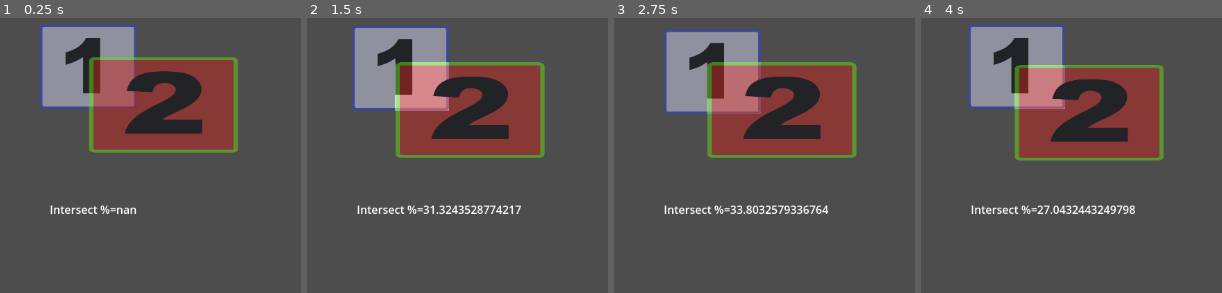
Above: before the commit, frames 1-4 (left to right).
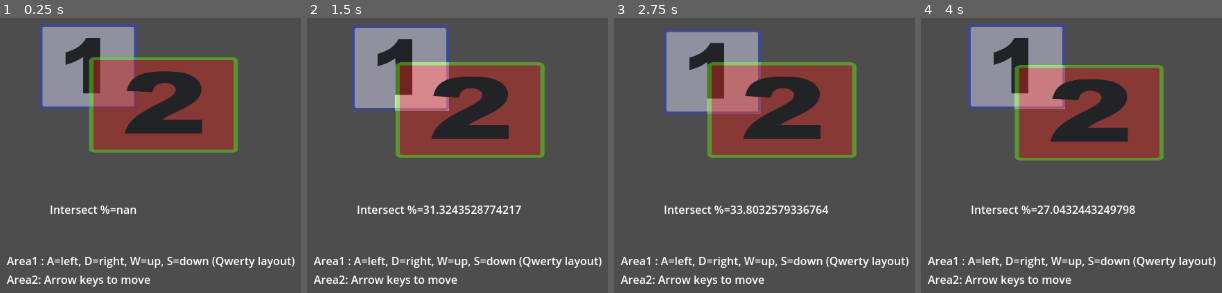
Above: after the commit, the same moments.

Repository: Infini-Creation/Useful-chunks-of-code
Game: Godot game, scene res://area2D_overlap_dynamic.tscn
The game is run twice, just before and just after one commit, with the same random seed, the same clock (stepped at 60 frames per second) and the same inputs. This scene is started directly instead of the project's main scene.
Inputs:
- Up to frame 1 (0.25 s): no input
- Up to frame 2 (1.5 s): tap Enter at 0.5 s; hold D (right-1) 0.53-1.28 s; hold Down (down-2) 0.53-1.28 s; hold S (down-1) from 1.28 s (still down); tap Left (left-2) at 1.35 s
- Up to frame 3 (2.75 s): release S (down-1) at 2.03 s; hold D (right-1) from 2.03 s (still down); hold Right (right-2) from 2.03 s (still down)
- Up to frame 4 (4 s): release D (right-1) at 2.78 s; release Right (right-2) at 2.78 s; hold W (up-1) 2.78-3.53 s; tap Up (up-2) at 2.85 s; hold A (left-1) from 3.53 s (still down); hold Down (down-2) from 3.53 s (still down)

The runs differ from the first frame. In frame 1, 2.2% of the frame differs, in the area x 2-99%, y 86-98%; in frame 2, 2.2%; in frame 3, 2.2%; in frame 4, 2.2%.

Commit message:
Update area2D_overlap_dynamic.tscn
add two labels with key mapping used to move both rectangles

Diff:
--- a/Area2D Overlapping Area/area2D_overlap_dynamic.tscn
+++ b/Area2D Overlapping Area/area2D_overlap_dynamic.tscn
@@ -49,3 +49,24 @@
 offset_right = 261.0
 offset_bottom = 305.0
 text = "Intersect %=0000"
+
+[node name="VBoxContainer" type="VBoxContainer" parent="."]
+anchors_preset = 8
+anchor_left = 0.5
+anchor_top = 0.5
+anchor_right = 0.5
+anchor_bottom = 0.5
+offset_left = 66.0
+offset_top = 356.0
+offset_right = 537.0
+offset_bottom = 416.0
+grow_horizontal = 2
+grow_vertical = 2
+
+[node name="controls-1" type="Label" parent="VBoxContainer"]
+layout_mode = 2
+text = "Area1 : A=left, D=right, W=up, S=down (Qwerty layout)"
+
+[node name="controls-2" type="Label" parent="VBoxContainer"]
+layout_mode = 2
+text = "Area2: Arrow keys to move"
